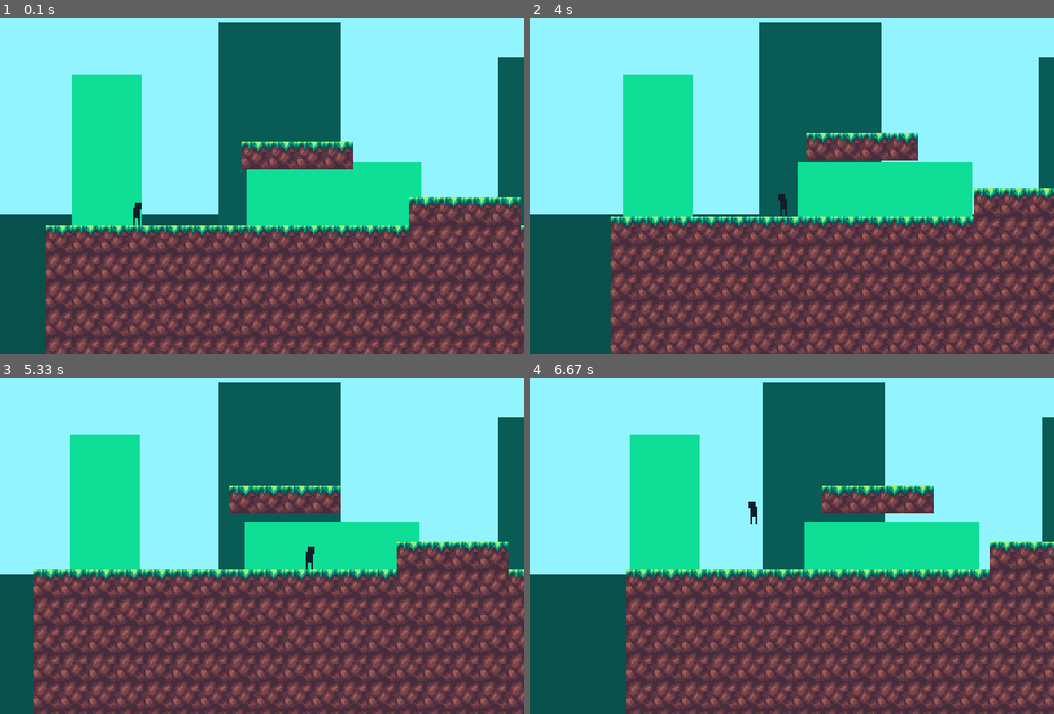
Above: before the commit, frames 1-4 (two rows, left to right).
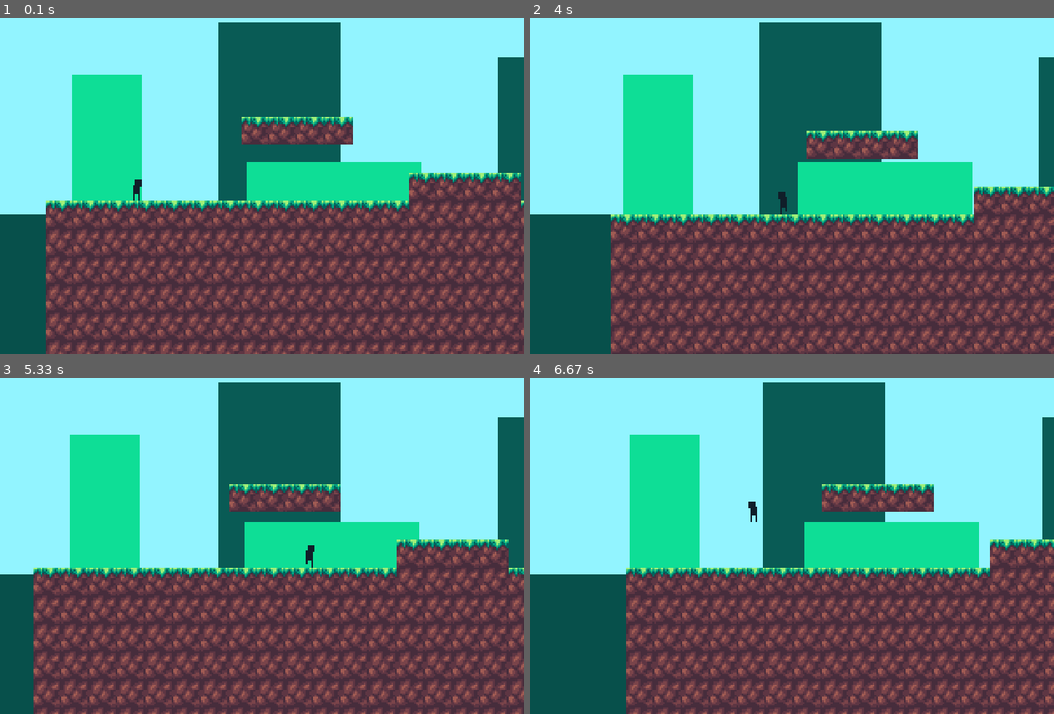
Above: after the commit, the same moments.

Repository: CuboMagico/pygame-tutorial-dafluffypotato
Game: pygame game, started from main.py
The game is run twice, just before and just after one commit, with the same random seed, the same clock (stepped at 60 frames per second) and the same inputs.
Inputs:
- Up to frame 1 (0.1 s): no input
- Up to frame 2 (4 s): hold D 0.33-0.8 s; hold W 0.83-1.13 s; hold D 1.17-1.63 s; hold A 1.67-2.2 s; hold A 2.23-2.63 s; hold W 2.67-3.03 s; hold D 3.07-3.7 s; hold A from 3.73 s (still down)
- Up to frame 3 (5.33 s): release A at 4.2 s; hold D 4.23-4.7 s; hold W 4.73-5.03 s; hold D from 5.07 s (still down)
- Up to frame 4 (6.67 s): release D at 5.53 s; hold A 5.57-6.1 s; hold A 6.13-6.53 s; hold W from 6.57 s (still down)

The runs differ from the first frame. In frame 1, 26% of the frame differs, in the area x 8-100%, y 29-100%; in frame 2, 11%; in frame 3, 13%; in frame 4, 11%.

Commit message:
Final do quinto vídeo

Diff:
--- a/main.py
+++ b/main.py
@@ -25,6 +25,8 @@
 grass = pygame.image.load("./images/grass.png")
 dirt = pygame.image.load("./images/dirt.png")
 
+global animation_frames
+animation_frames = {}
 
 gravity = GRAVITY
 momentum = VERTICAL_MOMENTUM
@@ -36,7 +38,7 @@
 moving_left = moving_right = False
 
 
-
+animation_database = {}
 
 
 def collision_test (rect : Rect, tiles : List[Rect]) -> List[Rect] :
@@ -79,8 +81,8 @@
     return rect, collision_types
 
 
-def load_map (map : str) -> List[str] :
-    with open(f"./{map}.txt", "r") as file:
+def load_map (path : str) -> List[str] :
+    with open(f"./{path}.txt", "r") as file:
         map = file.read().split("\n")
         game_map = []
 
@@ -90,6 +92,43 @@
 
         return game_map
 
+
+def load_animation (path, frame_duration) :
+    global animation_frames
+    animation_name = path.split("/")[-1]
+    animation_frame_data = []
+
+    n = 0
+    for frame in frame_duration :
+        animation_frame_id = animation_name + "_" + str(n)
+        img_loc = "./images/" + path + "/" + animation_frame_id + ".png"
+
+        animation_image = pygame.image.load(img_loc)
+        animation_image.set_colorkey(COLOR_KEY)
+
+        animation_frames[animation_frame_id] = animation_image.copy()
+        for i in range(frame) :
+            animation_frame_data.append(animation_frame_id)
+        n += 1
+
+    return animation_frame_data
+
+
+def change_action (action, frame, new_value) :
+    if action != new_value :
+        action = new_value
+        frame = 0
+
+    return action, frame
+
+
+animation_database["run"] = load_animation("player_animations/run", [7, 7])
+animation_database["idle"] = load_animation("player_animations/idle", [7, 7, 40])
+
+
+player_action = "idle"
+player_frame = 0
+player_flip = False
 
 run = True
 while run :
@@ -150,13 +189,9 @@
 
     if moving_right :
         player_movement[0] += 2
-        player = pygame.image.load("./images/player.png")
-        player.set_colorkey(COLOR_KEY)
-
-    if moving_left :
+
+    elif moving_left :
         player_movement[0] -= 2
-        player = pygame.transform.flip(pygame.image.load("./images/player.png"), True, False)
-        player.set_colorkey(COLOR_KEY)
 
 
 
@@ -199,13 +234,30 @@
     if momentum > 5 :
         momentum = 5
 
-    # print(collision_types)
 
     player_rect, collision_types = move(player_rect, player_movement, hit_list) # Definição de movimentação
 
     # Renderização na tela
-
-    display.blit(player, (player_rect.x - scroll[0], player_rect.y - scroll[1]))
+    player_frame += 1
+    if player_frame >= len(animation_database[player_action]) :
+        player_frame = 0
+
+
+    player_img_id = animation_database[player_action][player_frame]
+    player = animation_frames[player_img_id]
+
+    if player_movement[0] > 0 :
+        player_action, player_frame = change_action(player_action, player_frame, "run")
+        player_flip = False
+
+    elif player_movement[0] < 0 :
+        player_action, player_frame = change_action(player_action, player_frame, "run")
+        player_flip = True
+
+    else :
+        player_action, player_frame = change_action(player_action, player_frame, "idle")
+
+    display.blit(pygame.transform.flip(player, player_flip, False), (player_rect.x - scroll[0], player_rect.y - scroll[1]))
     screen.blit(pygame.transform.scale(display, WINDOW_SIZE), (0, 0))
 
     # Configurações
--- a/map.txt
+++ b/map.txt
@@ -1,4 +1,3 @@
-
 000000000000000000000000000000000000000000
 000000000000000000000000000000000000000000
 000000000000000000000000000000000000000000
Binary file added: images/player_animations/idle/idle_0.png
Binary file added: images/player_animations/idle/idle_1.png
Binary file added: images/player_animations/idle/idle_2.png
Binary file added: images/player_animations/run/run_0.png
Binary file added: images/player_animations/run/run_1.png
